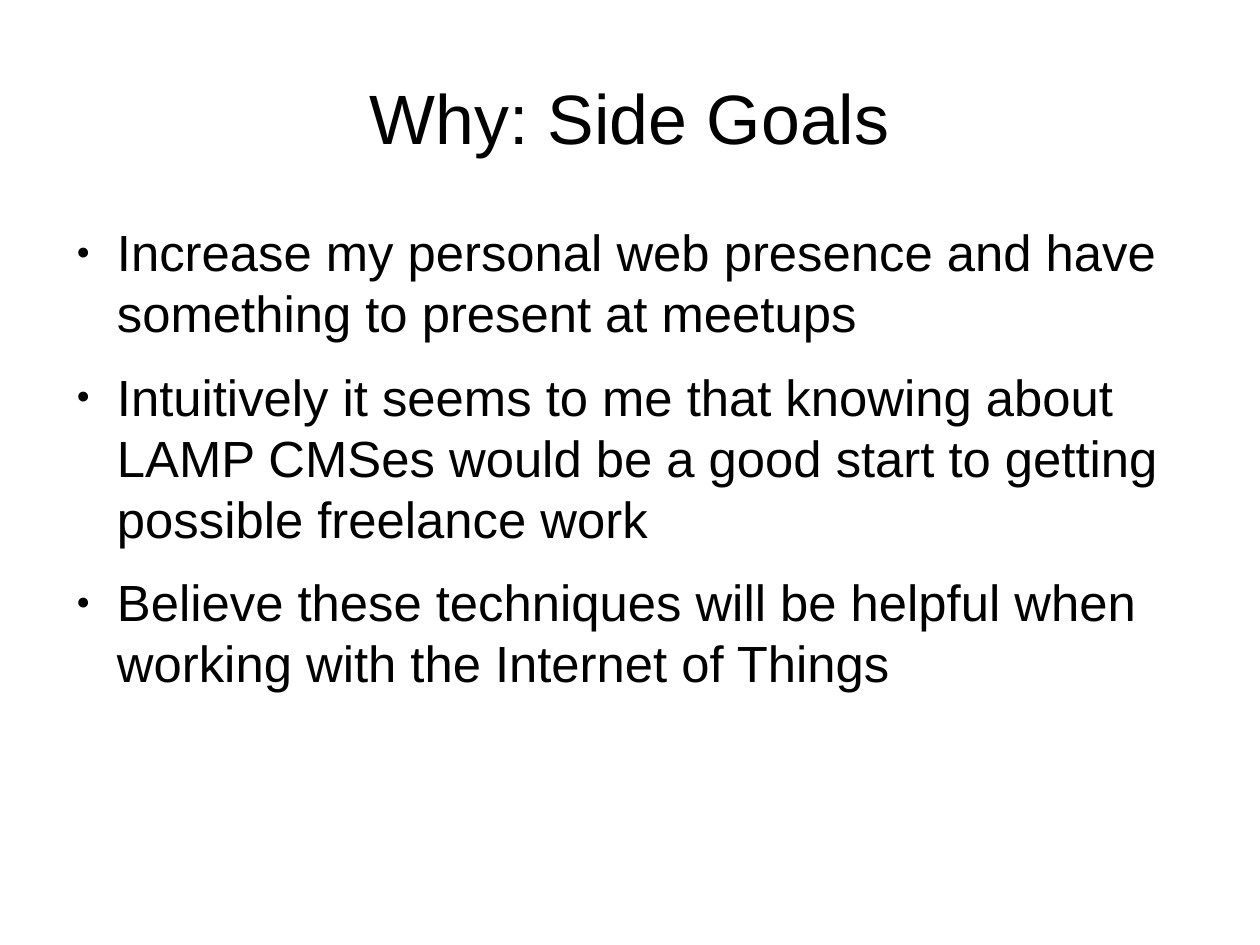
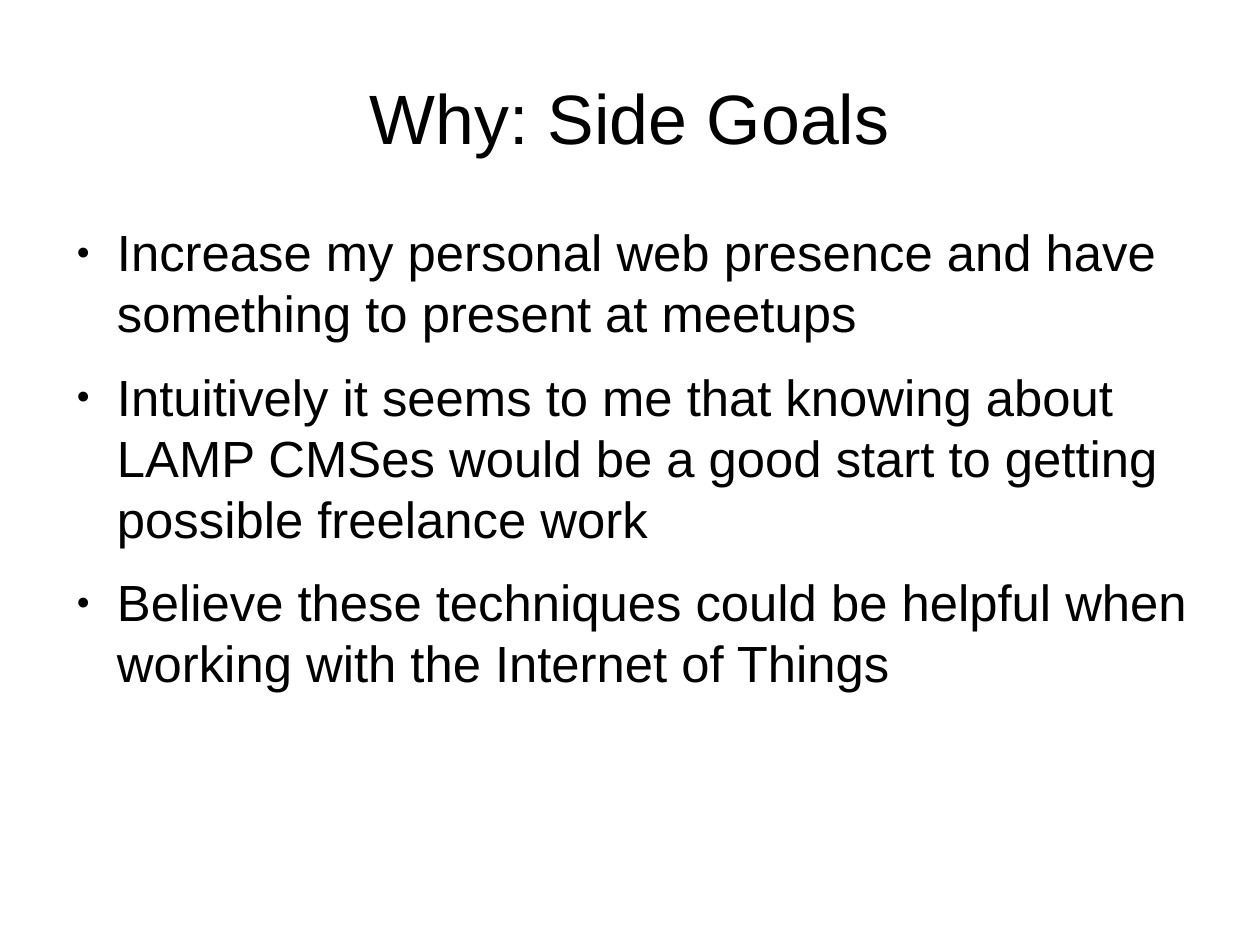
Before and after one commit to tomwhartung/jmws_accoutrements, a slide deck: slide 6 of presentations/2016_07-Drupal/9-slides.odp. Drawn at 1260x945 pixels with LibreOffice and Linux fonts; fonts in the diff are those of the drawing. Boxes give left, top, right and bottom in pixels: in the first picture for what was removed or moved away, otherwise in the second. Text is boxed around its words. In the diff, an @@ line names an element or a change of style, - is before the commit and + after.

```diff
--- a/presentations/2016_07-Drupal/9-slides.odp
+++ b/presentations/2016_07-Drupal/9-slides.odp
@@ text at (x1=117, y1=584, x2=1186, y2=693): text changed @@
-● Believe these techniques will be helpful when working with the Internet of Things
+● Believe these techniques could be helpful when working with the Internet of Things
```
Also in this commit, not shown: 10 other slides changed, 1 slide added.
